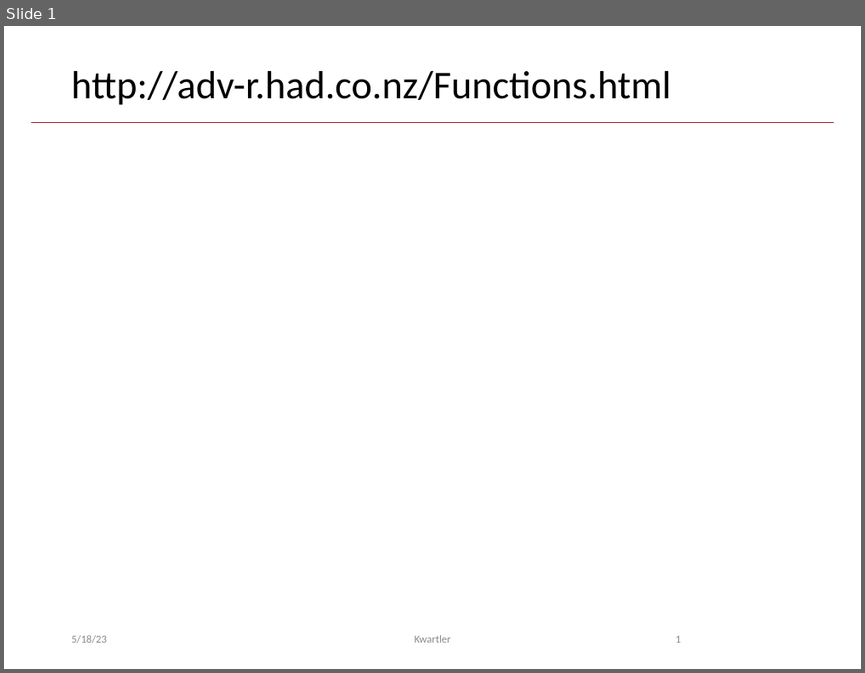
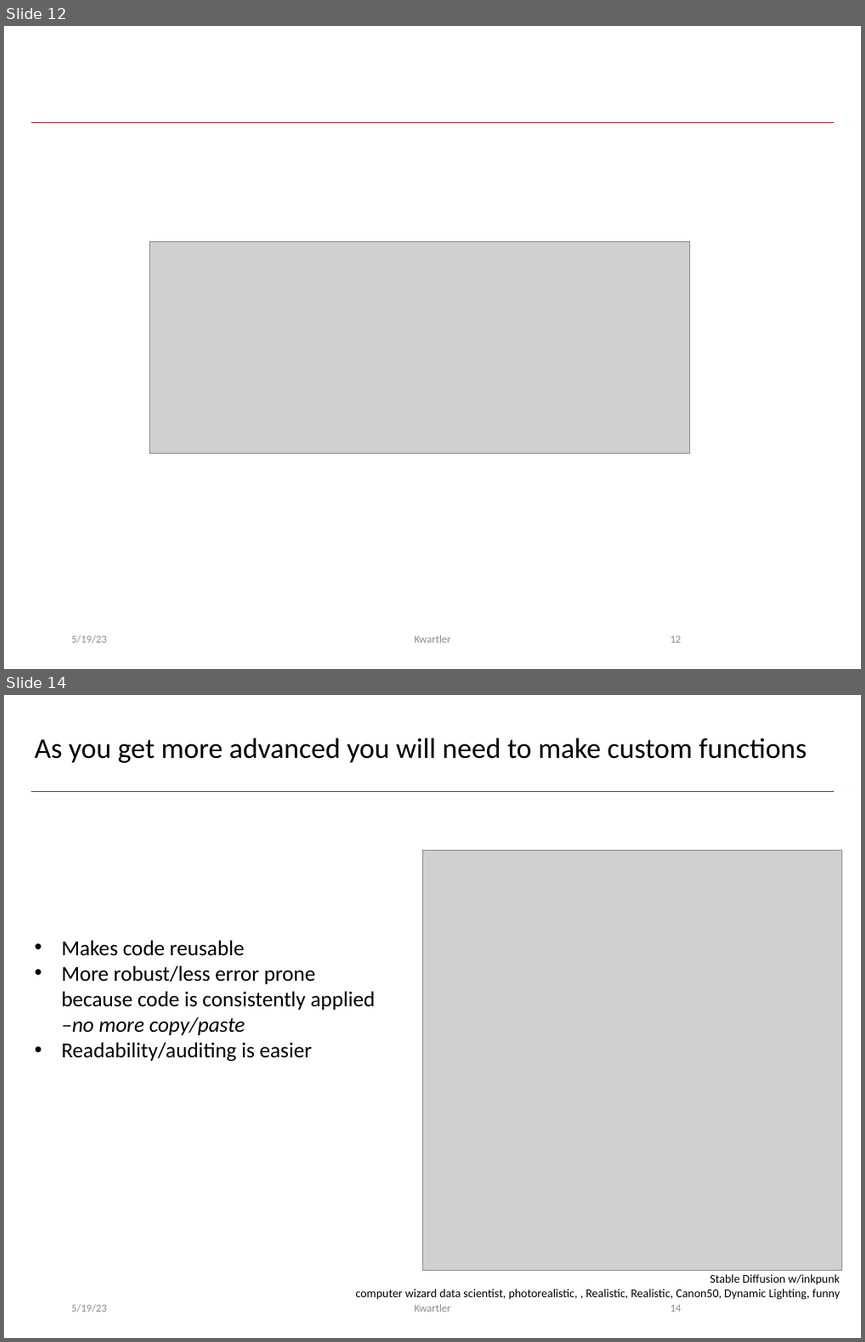
Before and after one commit to kwartler/Hult_Intro2R, a slide deck: lessons/D_Loops_Logicals_Functions/A_Functions.pptx. Shown one above the other, each under a label of ours: slide 1 before the commit, slides 12 and 14 after it; the slides between them are not shown. The pictures are 865x673 and 865x1342 pixels, drawn with LibreOffice and Linux fonts; fonts in the diff are those of the drawing; grey boxes stand for pictures. Boxes give left, top, right and bottom in pixels: in the first picture for what was removed or moved away, otherwise in the second. Text is boxed around its words. In the diff, an @@ line names an element or a change of style, - is before the commit and + after.

```diff
--- a/lessons/D_Loops_Logicals_Functions/A_Functions.pptx
+++ b/lessons/D_Loops_Logicals_Functions/A_Functions.pptx
@@ slide 14 added at box(4, 695, 861, 1338), background #FFFFFF; not listed: 1 template element that a slide beside it also shows @@
@@ title added at box(35, 737, 806, 763), 24 pt, text #000000 @@
+As you get more advanced you will need to make custom functions
@@ picture added at box(423, 850, 842, 1270) @@
@@ text added at box(62, 940, 375, 1061), 18 pt, text #000000 @@
+• Makes code reusable
+• More robust/less error prone because code is consistently applied –no more copy/paste
+• Readability/auditing is easier
@@ text added at box(356, 1274, 840, 1299), 10 pt, text #000000 @@
+Stable Diffusion w/inkpunk
+computer wizard data scientist, photorealistic, , Realistic, Realistic, Canon50, Dynamic Lighting, funny
@@ text added at box(71, 1304, 107, 1312), 9 pt, text #8C8C8C @@
+5/19/23
@@ text added at box(415, 1304, 451, 1311), 9 pt, text #8C8C8C @@
+Kwartler
@@ page number added at box(670, 1304, 681, 1311), 9 pt, text #8C8C8C @@
+14
@@ what was slide 1 is now slide 12 @@
@@ slide 12 changed as well @@
@@ title removed at box(71, 71, 671, 105) @@
-http://adv-r.had.co.nz/Functions.html
@@ picture added at box(149, 241, 689, 453) @@
@@ page number at box(670, 635, 681, 642): text changed @@
-1
+12
```
Also in this commit, not shown: 17 other slides added.
